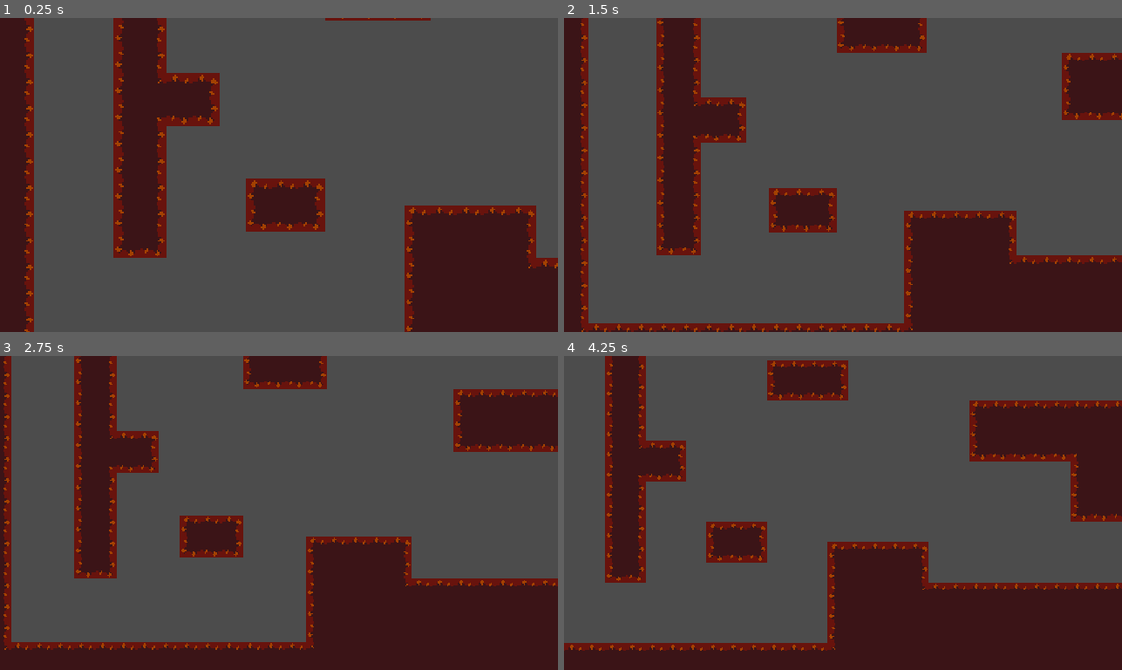
Above: before the commit, frames 1-4 (two rows, left to right).
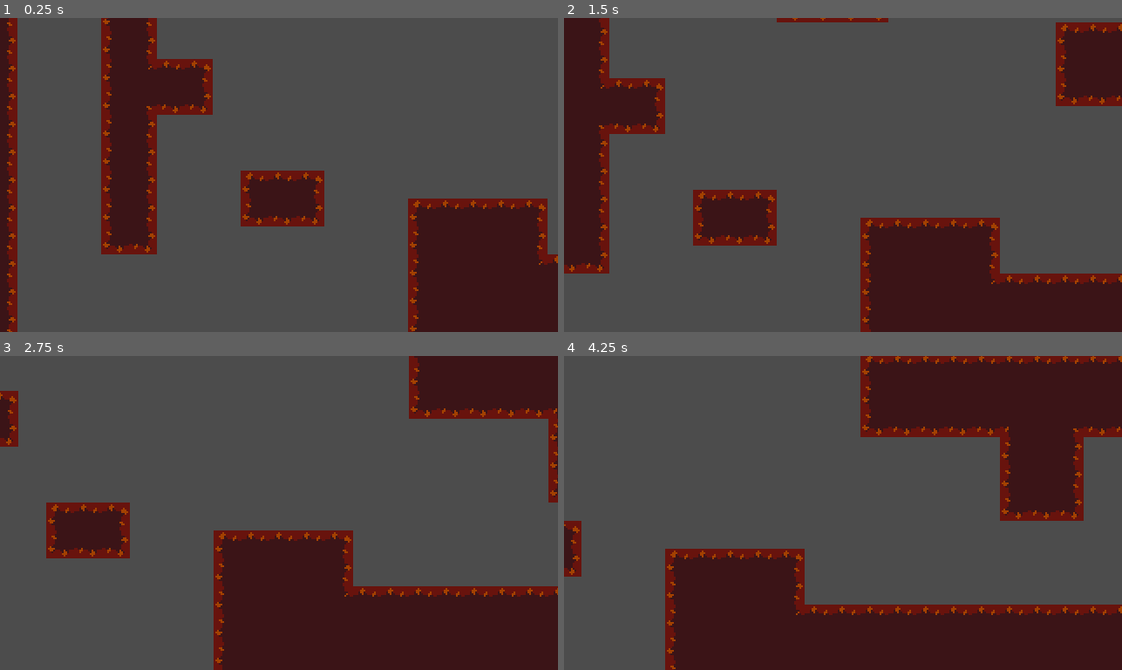
Above: after the commit, the same moments.

Repository: debobrad579/Labyrinth
Game: Godot game, scene res://Main.tscn
Two runs of this game, one before a commit and one after it. Both use one fixed random seed, a clock stepped at 60 frames per second and the inputs below.
Inputs (mouse positions are in pixels of both pictures, inside the frame that each line leads up to):
- Up to frame 1 (0.25 s): no input
- Up to frame 2 (1.5 s): move the mouse to (965, 159) at 0.52 s; hold D (walk_right_p1) from 0.53 s (still down); click (965, 159) at 0.6 s; tap Space (jump_p1) at 0.77 s; right-click (965, 159) at 0.8 s; move the mouse to (731, 190) at 1.27 s; right-click (731, 190) at 1.35 s
- Up to frame 3 (2.75 s): tap Space (jump_p1) at 1.52 s; click (167, 528) at 1.55 s; move the mouse to (334, 443) at 2.02 s; release D (walk_right_p1) at 2.03 s; hold A (walk_left_p1) from 2.03 s (still down); tap F (dash_p1) at 2.1 s; right-click (334, 443) at 2.3 s
- Up to frame 4 (4.25 s): move the mouse to (815, 575) at 2.77 s; release A (walk_left_p1) at 2.78 s; hold D (walk_right_p1) from 2.78 s (still down); tap Left (walk_left_p2) at 2.85 s; tap Space (jump_p1) at 3.02, 3.77 s; click (815, 575) at 3.05 s; move the mouse to (1010, 560) at 3.52 s; tap Right (walk_right_p2) at 3.6 s; right-click (1010, 560) at 3.8 s

The runs differ from the first frame. In frame 1, 15% of the frame differs, in the area x 1-100%, y 0-100%; in frame 2, 29%; in frame 3, 32%; in frame 4, 43%, in the area x 0-100%, y 0-100%.

Commit message:
Added knockback and health.

Diff:
--- a/Enemies/BasicGroundEnemy.gd
+++ b/Enemies/BasicGroundEnemy.gd
@@ -7,8 +7,10 @@
 
 onready var RwallDetector = $RightWallDetector
 onready var LwallDetector = $LeftWallDetector
+onready var stats = $Stats
 
 var motion = Vector2.ZERO
+var knockback = Vector2.ZERO
 var direction = -1
 
 func _physics_process(delta):
@@ -24,3 +26,13 @@
 	var gravity_vector = Vector2(0, GRAVITY)
 	motion += gravity_vector * delta
 	motion = move_and_slide(motion, -gravity_vector, true, 4, PI/4, false)
+
+func _on_Hurtbox_area_entered(area):
+	stats.health -= 1
+	if area.knockback_2 == 0:
+		knockback = Vector2.RIGHT * 150
+	else:
+		knockback = Vector2.LEFT * 150
+
+func _on_Stats_no_health():
+	queue_free()
--- a/Enemies/BasicGroundEnemy.tscn
+++ b/Enemies/BasicGroundEnemy.tscn
@@ -16,10 +16,13 @@
 shape = SubResource( 1 )
 
 [node name="Hurtbox" parent="." instance=ExtResource( 4 )]
+collision_layer = 4
+collision_mask = 32
 
 [node name="Hitbox" parent="." instance=ExtResource( 2 )]
 
 [node name="Stats" parent="." instance=ExtResource( 3 )]
+maxHealth = 3
 
 [node name="RightWallDetector" type="RayCast2D" parent="."]
 visible = false
@@ -34,3 +37,5 @@
 rotation = 1.5708
 enabled = true
 cast_to = Vector2( 0, 8.05 )
+[connection signal="area_entered" from="Hurtbox" to="." method="_on_Hurtbox_area_entered"]
+[connection signal="no_health" from="Stats" to="." method="_on_Stats_no_health"]
--- a/Enemies/FlyingEnemy.tscn
+++ b/Enemies/FlyingEnemy.tscn
@@ -12,6 +12,9 @@
 height = 0.0
 
 [sub_resource type="CircleShape2D" id=2]
+radius = 9.15557
+
+[sub_resource type="CircleShape2D" id=3]
 radius = 96.0
 
 [node name="FlyingEnemy" type="KinematicBody2D"]
@@ -24,26 +27,34 @@
 [node name="Sprite" type="Sprite" parent="."]
 
 [node name="Stats" parent="." instance=ExtResource( 2 )]
+maxHealth = 5
 
 [node name="Hitbox" parent="." instance=ExtResource( 3 )]
 
 [node name="Hurtbox" parent="." instance=ExtResource( 4 )]
+collision_layer = 4
+collision_mask = 32
+
+[node name="CollisionShape2D" parent="Hurtbox" index="0"]
+shape = SubResource( 2 )
 
 [node name="PlayerDetection" parent="." instance=ExtResource( 5 )]
-visible = false
 
 [node name="CollisionShape2D" parent="PlayerDetection" index="0"]
 modulate = Color( 1, 1, 1, 0.286275 )
-shape = SubResource( 2 )
+shape = SubResource( 3 )
 
 [node name="WanderController" parent="." instance=ExtResource( 6 )]
 
 [node name="ObjectDetector" type="RayCast2D" parent="."]
-visible = false
 enabled = true
 
 [node name="PursuitTimer" type="Timer" parent="."]
 wait_time = 3.0
 one_shot = true
+[connection signal="no_health" from="Stats" to="." method="_on_Stats_no_health"]
+[connection signal="area_entered" from="Hurtbox" to="." method="_on_Hurtbox_area_entered"]
+
+[editable path="Hurtbox"]
 
 [editable path="PlayerDetection"]
--- a/Enemies/FlyingEnemyAI.gd
+++ b/Enemies/FlyingEnemyAI.gd
@@ -12,6 +12,7 @@
 }
 
 var motion = Vector2.ZERO
+var knockback = Vector2.ZERO
 var state = IDLE
 # NEW VARIABLES:
 # Controls when the pursuit timer is turned on or off. You should change this
@@ -54,6 +55,8 @@
 # Start at a random state.
 
 func _physics_process(delta):
+	knockback = knockback.move_toward(Vector2.ZERO, FRICTION * delta)
+	knockback = move_and_slide(knockback)
 
 	match state:
 		IDLE:
@@ -153,3 +156,13 @@
 	state_list.shuffle()
 	return state_list.pop_front()
 # This will pick a random state by shuffleing the states then picking the first one.
+
+func _on_Hurtbox_area_entered(area):
+	stats.health -= 1
+	if area.knockback_2 == 0:
+		knockback = Vector2.RIGHT * 150
+	else:
+		knockback = Vector2.LEFT * 150
+
+func _on_Stats_no_health():
+	queue_free()
--- a/Enemies/GroundEnemy.gd
+++ b/Enemies/GroundEnemy.gd
@@ -13,6 +13,7 @@
 }
 
 var motion = Vector2.ZERO
+var knockback = Vector2.ZERO
 var state = IDEL
 
 onready var stats = $Stats
@@ -93,3 +94,13 @@
 	state_list.shuffle()
 	return state_list.pop_front()
 # This will pick a random state by shuffleing the states then picking the first one.
+
+func _on_Hurtbox_area_entered(area):
+	stats.health -= 1
+	if area.knockback_2 == 0:
+		knockback = Vector2.RIGHT * 150
+	else:
+		knockback = Vector2.LEFT * 150
+
+func _on_Stats_no_health():
+	queue_free()
--- a/Enemies/GroundEnemy.tscn
+++ b/Enemies/GroundEnemy.tscn
@@ -20,6 +20,8 @@
 [node name="Hitbox" parent="." instance=ExtResource( 1 )]
 
 [node name="Hurtbox" parent="." instance=ExtResource( 3 )]
+collision_layer = 4
+collision_mask = 32
 
 [node name="PlayerDetection" parent="." instance=ExtResource( 4 )]
 
@@ -46,5 +48,7 @@
 rotation = 1.5708
 enabled = true
 cast_to = Vector2( 0, 8.5 )
+[connection signal="area_entered" from="Hurtbox" to="." method="_on_Hurtbox_area_entered"]
+[connection signal="no_health" from="Stats" to="." method="_on_Stats_no_health"]
 
 [editable path="PlayerDetection"]
--- a/Main.tscn
+++ b/Main.tscn
@@ -1,10 +1,11 @@
-[gd_scene load_steps=6 format=2]
+[gd_scene load_steps=7 format=2]
 
 [ext_resource path="res://ReusableNodes/TileMap.tscn" type="PackedScene" id=1]
 [ext_resource path="res://Player/Camera.tscn" type="PackedScene" id=2]
 [ext_resource path="res://Player/Player1.tscn" type="PackedScene" id=3]
 [ext_resource path="res://Enemies/FlyingEnemy.tscn" type="PackedScene" id=4]
-[ext_resource path="res://Player/Player2.tscn" type="PackedScene" id=5]
+[ext_resource path="res://Enemies/BasicGroundEnemy.tscn" type="PackedScene" id=5]
+[ext_resource path="res://Enemies/GroundEnemy.tscn" type="PackedScene" id=6]
 
 [node name="Main" type="Node2D"]
 
@@ -12,23 +13,28 @@
 tile_data = PoolIntArray( -655352, 0, 0, -655351, 0, 1, -655350, 0, 1, -655349, 0, 1, -655348, 0, 1, -655347, 0, 1, -65 …(6800 unchanged characters)…
 
 [node name="Player1" parent="." instance=ExtResource( 3 )]
-position = Vector2( 149.671, 22.2725 )
-
-[node name="Player2" parent="." instance=ExtResource( 5 )]
-position = Vector2( 181.726, 26.1629 )
+position = Vector2( 168, 32 )
 
 [node name="Camera" parent="." instance=ExtResource( 2 )]
 pixel_stretch_point = 100
 min_scale = 1.4
 
-[node name="FlyingEnemy" parent="." instance=ExtResource( 4 )]
+[node name="Enemies" type="Node2D" parent="."]
+
+[node name="FlyingEnemy" parent="Enemies" instance=ExtResource( 4 )]
 position = Vector2( 38.5454, 30.4806 )
 
-[node name="FlyingEnemy2" parent="." instance=ExtResource( 4 )]
+[node name="FlyingEnemy2" parent="Enemies" instance=ExtResource( 4 )]
 position = Vector2( 503.875, 22.9296 )
 
-[node name="FlyingEnemy3" parent="." instance=ExtResource( 4 )]
+[node name="FlyingEnemy3" parent="Enemies" instance=ExtResource( 4 )]
 position = Vector2( 455.738, -69.5701 )
 
-[node name="FlyingEnemy4" parent="." instance=ExtResource( 4 )]
+[node name="FlyingEnemy4" parent="Enemies" instance=ExtResource( 4 )]
 position = Vector2( 98.0095, -143.192 )
+
+[node name="BasicGroundEnemy" parent="Enemies" instance=ExtResource( 5 )]
+position = Vector2( 176, 136 )
+
+[node name="GroundEnemy" parent="Enemies" instance=ExtResource( 6 )]
+position = Vector2( 280, 56 )
--- /dev/null
+++ b/Player/BasicAttack.gd
@@ -0,0 +1,3 @@
+extends Area2D
+
+var knockback_2 = 0
--- a/Player/Player.gd
+++ b/Player/Player.gd
@@ -10,6 +10,7 @@
 var RIGHT
 var JUMP
 var DASH
+var ATTACK
 
 # When the players id is changed, adopt appropriate input map.
 # Characteers with an id that is no p1 or p2 would be assigned a blank
@@ -24,6 +25,7 @@
 		RIGHT = "walk_right_p1"
 		JUMP = "jump_p1"
 		DASH = "dash_p1"
+		ATTACK = "attack_p1"
 
 	elif player_id == 1:
 
@@ -31,6 +33,8 @@
 		RIGHT = "walk_right_p2"
 		JUMP = "jump_p2"
 		DASH = "dash_p2"
+		ATTACK = "attack_p2"
+	# We will change the button maping for the final game.
 
 	else:
 
@@ -55,10 +59,14 @@
 # Preload Nodes
 onready var coyoteTimer = $CoyoteTimer
 onready var moveTimer = $WallJumpTimer
+onready var attackTimer = $AttackTimer
 onready var wallChecker = $WallChecker
 onready var LfloorDetector = $LeftFloorDetector
 onready var RfloorDetector = $RightFloorDetector
 onready var jumpTimer = $JumpTimer
+onready var attackPivot = $BasicAttackPivot
+onready var attack_hitbox = $BasicAttackPivot/BasicAttack/CollisionShape2D
+onready var attack_hitbox2 = $BasicAttackPivot/BasicAttack
 
 # Player Platforming Variables
 var motion = Vector2.ZERO
@@ -69,12 +77,13 @@
 var double_jump = DOUBLE_JUMP_TOTAL
 var wall_double_jump = true
 var can_resist = false
+var direction_facing = 0
 
 # When ready, change the id and input maps to the cooresponding ones.
 func _ready():
 	change_player_id(player_id)
 	add_to_group("Players", true)
-
+	attack_hitbox2.knockback_2 = direction_facing
 
 func floor_detected():
 	if is_on_floor() or LfloorDetector.is_colliding() or RfloorDetector.is_colliding():
@@ -93,6 +102,19 @@
 
 # Main physics and process function
 func _physics_process(delta):
+
+	if Input.is_action_just_pressed(ATTACK):
+		attackPivot.rotation_degrees = 180 * direction_facing
+		attack_hitbox.disabled = false
+		attackTimer.start()
+
+	if Input.is_action_pressed(LEFT) and not Input.is_action_pressed(RIGHT):
+		direction_facing = 1
+		attack_hitbox2.knockback_2 = 1
+
+	if Input.is_action_pressed(RIGHT) and not Input.is_action_pressed(LEFT):
+		direction_facing = 0
+		attack_hitbox2.knockback_2 = 0
 
 	# If they jump slightly before ground contact, they will jump on contact.
 	if floor_detected() == false and Input.is_action_just_pressed(JUMP):
@@ -244,3 +266,6 @@
 	can_move = true
 	AIR_RESISTANCE = 250
 	ACCELERATION = 200
+
+func _on_AttackTimer_timeout():
+	attack_hitbox.disabled = true
--- a/Player/Player.tscn
+++ b/Player/Player.tscn
@@ -1,6 +1,7 @@
-[gd_scene load_steps=4 format=2]
+[gd_scene load_steps=6 format=2]
 
 [ext_resource path="res://Player/Player.gd" type="Script" id=1]
+[ext_resource path="res://Player/BasicAttack.gd" type="Script" id=2]
 
 [sub_resource type="RectangleShape2D" id=1]
 extents = Vector2( 3.92402, 9.71526 )
@@ -8,6 +9,10 @@
 [sub_resource type="CapsuleShape2D" id=2]
 radius = 4.71834
 height = 4.64114
+
+[sub_resource type="CapsuleShape2D" id=3]
+radius = 3.93126
+height = 7.22008
 
 [node name="Player" type="KinematicBody2D" groups=[
 "Players",
@@ -41,6 +46,10 @@
 wait_time = 0.1
 one_shot = true
 
+[node name="AttackTimer" type="Timer" parent="."]
+wait_time = 0.2
+one_shot = true
+
 [node name="WallChecker" type="RayCast2D" parent="."]
 visible = false
 enabled = true
@@ -58,6 +67,19 @@
 position = Vector2( -2.6, 0 )
 enabled = true
 cast_to = Vector2( 0, 9.75 )
+
+[node name="BasicAttackPivot" type="Node2D" parent="."]
+
+[node name="BasicAttack" type="Area2D" parent="BasicAttackPivot"]
+position = Vector2( 9.51073, 0.0834293 )
+collision_layer = 32
+collision_mask = 4
+script = ExtResource( 2 )
+
+[node name="CollisionShape2D" type="CollisionShape2D" parent="BasicAttackPivot/BasicAttack"]
+shape = SubResource( 3 )
+disabled = true
 [connection signal="body_entered" from="WallDetector" to="." method="_on_WallDetector_body_entered"]
 [connection signal="body_exited" from="WallDetector" to="." method="_on_WallDetector_body_exited"]
 [connection signal="timeout" from="WallJumpTimer" to="." method="_on_WallJumpTimer_timeout"]
+[connection signal="timeout" from="AttackTimer" to="." method="_on_AttackTimer_timeout"]
--- /dev/null
+++ b/ReusableNodes/Hurtbox.gd
@@ -0,0 +1 @@
+extends Area2D
--- a/ReusableNodes/Hurtbox.tscn
+++ b/ReusableNodes/Hurtbox.tscn
@@ -1,5 +1,8 @@
-[gd_scene format=2]
+[gd_scene load_steps=2 format=2]
+
+[ext_resource path="res://ReusableNodes/Hurtbox.gd" type="Script" id=1]
 
 [node name="Hurtbox" type="Area2D"]
+script = ExtResource( 1 )
 
 [node name="CollisionShape2D" type="CollisionShape2D" parent="."]
--- a/ReusableNodes/PlayerDetection.gd
+++ b/ReusableNodes/PlayerDetection.gd
@@ -6,12 +6,15 @@
 # When they exit, they are removed.
 # The monster can_see_player whenever the list has contents (i.e. at least one person)
 var players = []
+var player
 
 func can_see_player():
 	return players != []
 
 func _on_PlayerDetection_body_entered(body):
 	players.append(body)
+	player = body
 
 func _on_PlayerDetection_body_exited(body):
 	players.erase(body)
+	player = null
--- a/ReusableNodes/Stats.gd
+++ b/ReusableNodes/Stats.gd
@@ -1,4 +1,4 @@
-extends Node2D
+extends Node
 
 export(int) var maxHealth = 1 setget set_max_health
 var health = maxHealth setget set_health
--- a/ReusableNodes/Stats.tscn
+++ b/ReusableNodes/Stats.tscn
@@ -2,6 +2,5 @@
 
 [ext_resource path="res://ReusableNodes/Stats.gd" type="Script" id=1]
 
-
-[node name="Stats" type="Node2D"]
+[node name="Stats" type="Node"]
 script = ExtResource( 1 )
--- a/project.godot
+++ b/project.godot
@@ -103,6 +103,16 @@
 "deadzone": 0.5,
 "events": [  ]
 }
+attack_p1={
+"deadzone": 0.5,
+"events": [ Object(InputEventMouseButton,"resource_local_to_scene":false,"resource_name":"","device":0,"alt":false,"shift":false,"control":false,"meta":false,"command":false,"button_mask":0,"position":Vector2( 0, 0 ),"global_position":Vector2( 0, 0 ),"factor":1.0,"button_index":1,"pressed":false,"doubleclick":false,"script":null)
+ ]
+}
+attack_p2={
+"deadzone": 0.5,
+"events": [ Object(InputEventMouseButton,"resource_local_to_scene":false,"resource_name":"","device":0,"alt":false,"shift":false,"control":false,"meta":false,"command":false,"button_mask":0,"position":Vector2( 0, 0 ),"global_position":Vector2( 0, 0 ),"factor":1.0,"button_index":2,"pressed":false,"doubleclick":false,"script":null)
+ ]
+}
 
 [layer_names]
 
@@ -113,6 +123,7 @@
 2d_physics/layer_3="enemy hurtbox"
 2d_physics/layer_4="enemy hitbox"
 2d_physics/layer_5="enemy"
+2d_physics/layer_6="weapon hitbox"
 
 [rendering]
 
Not shown, removed: .mono/metadata/ide_messaging_meta.txt
Not shown: 1 places in Enemies/FlyingEnemy.tscn that only renumber resources
